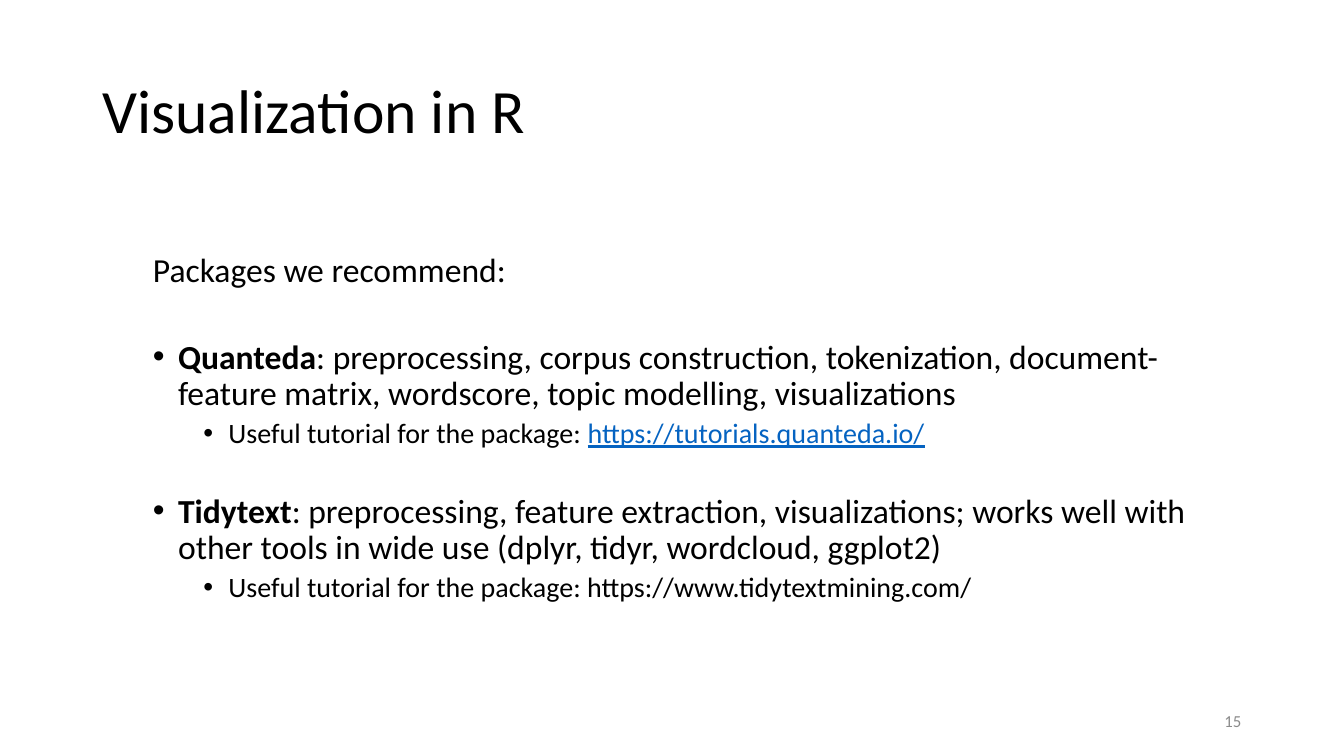
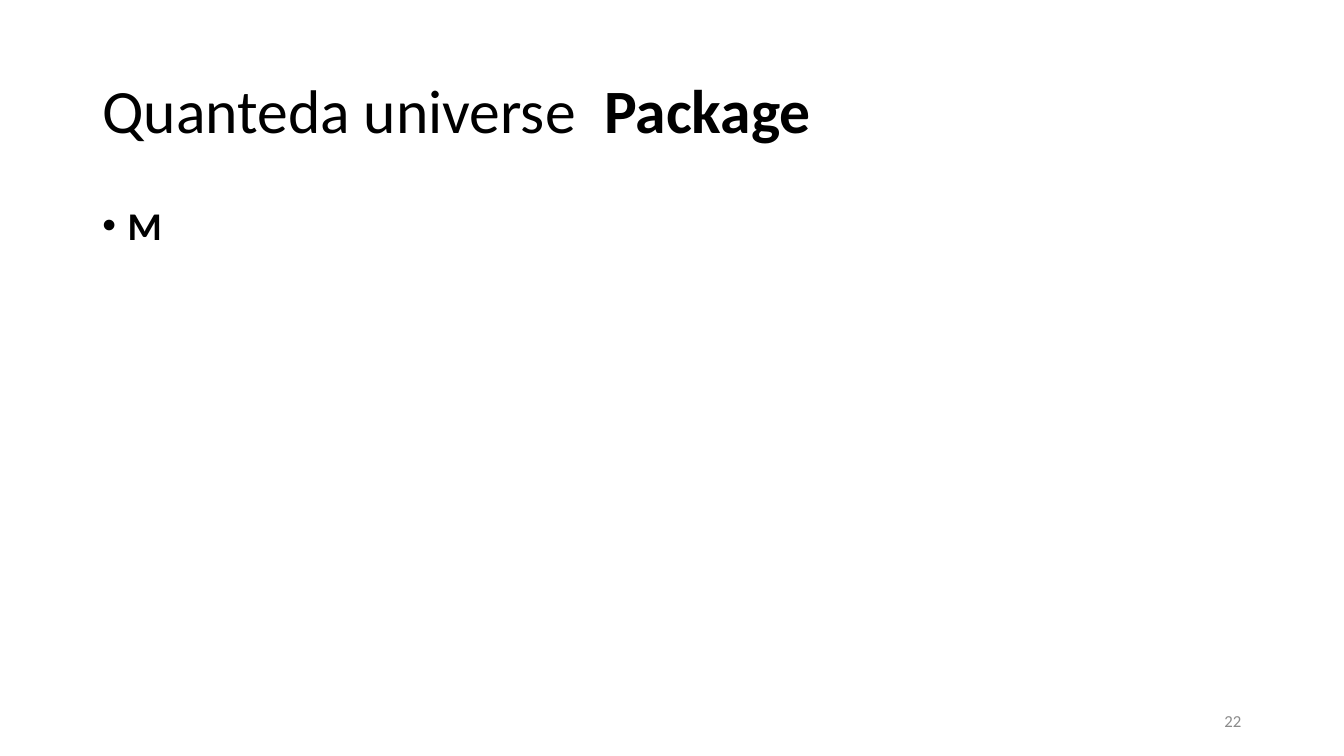
Before and after one commit to lisa-wm/consulting, a slide deck: slide 22 of 5_seminar/Contents_Part_01/Präsentation_Teil1.pptx (slide 15 before the commit). Drawn at 1344x756 pixels with LibreOffice and Linux fonts; fonts in the diff are those of the drawing. Boxes give left, top, right and bottom in pixels: in the first picture for what was removed or moved away, otherwise in the second. Text is boxed around its words. In the diff, an @@ line names an element or a change of style, - is before the commit and + after.

```diff
--- a/5_seminar/Contents_Part_01/Präsentation_Teil1.pptx
+++ b/5_seminar/Contents_Part_01/Präsentation_Teil1.pptx
@@ title at box(102, 89, 810, 144): text changed @@
-Visualization in R
+Quanteda universe Package
@@ text at box(128, 214, 162, 240): text changed; size 24 to 28 pt; bold on @@
-  Packages we recommend:
-  • Quanteda: preprocessing, corpus construction, tokenization, document-feature matrix, wordscore, topic modelling, visualizations
-    • Useful tutorial for the package: https://tutorials.quanteda.io/
-  • Tidytext: preprocessing, feature extraction, visualizations; works well with other tools in wide use (dplyr, tidyr, wordcloud, ggplot2)
-    • Useful tutorial for the package: https://www.tidytextmining.com/
+• M
@@ page number at box(1224, 716, 1241, 727): text changed @@
-15
+22
```
Also in this commit, not shown: 4 other slides changed, 21 slides added, 19 slides removed, 2 other files.
